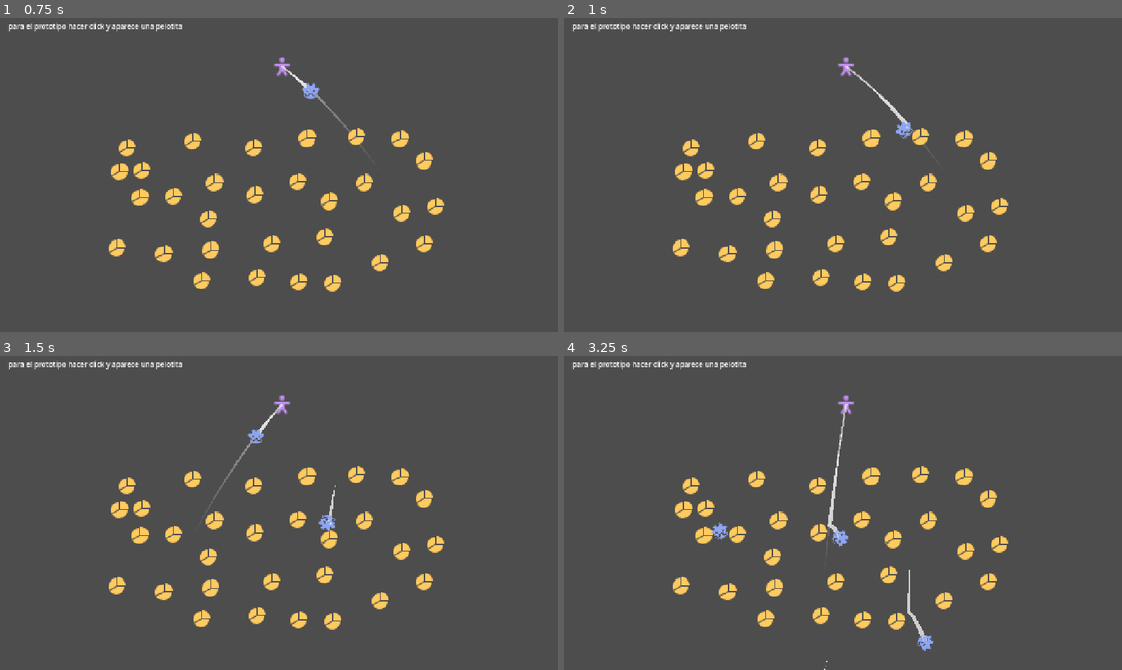
Above: before the commit, frames 1-4 (two rows, left to right).
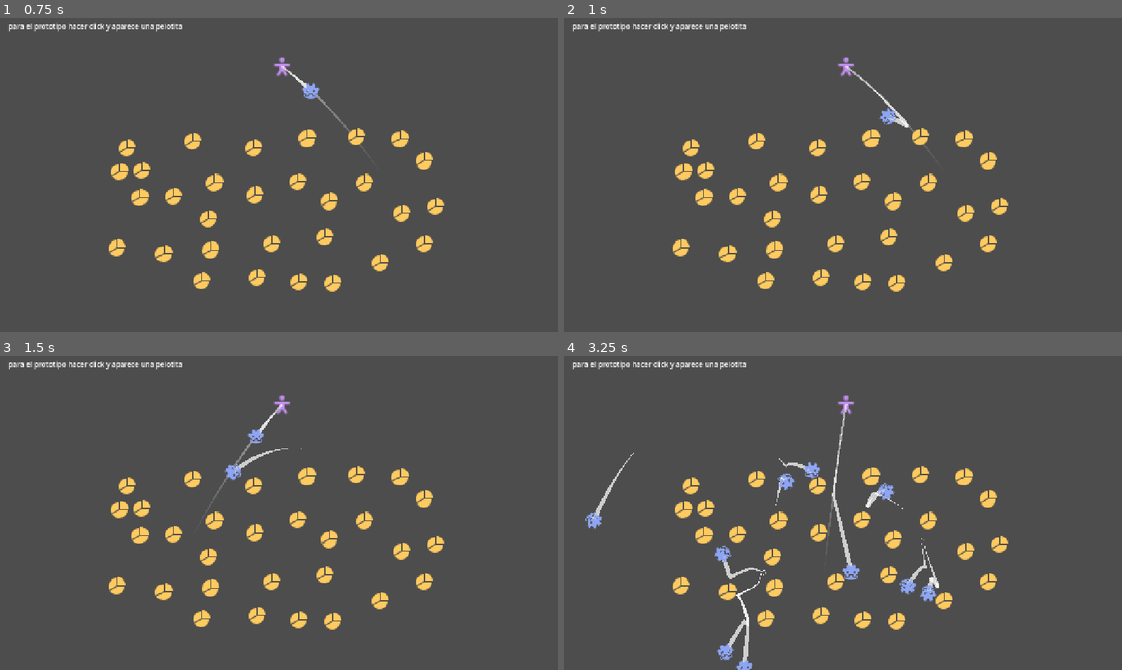
Above: after the commit, the same moments.

Repository: Markynico/LUJ-2026
Game: Godot game, scene res://escenas/prueba_escena.tscn
Same seed, same stepped clock (60 frames per second), same inputs: the game is played once before the commit and once after it.
Inputs (mouse positions are in pixels of both pictures, inside the frame that each line leads up to):
- Up to frame 1 (0.75 s): tap Y at 0.5 s; move the mouse to (407, 156) at 0.52 s; click (407, 156) at 0.6 s
- Up to frame 2 (1 s): no input
- Up to frame 3 (1.5 s): tap Y at 1.25 s; move the mouse to (167, 525) at 1.27 s; click (167, 525) at 1.35 s
- Up to frame 4 (3.25 s): tap Y at 2, 2.75 s; move the mouse to (904, 440) at 2.02 s; click (904, 440) at 2.1 s; move the mouse to (820, 575) at 2.77 s; click (820, 575) at 2.85 s

Frame 1 is identical in both runs. In frame 2, 0.2% of the frame differs, in the area x 51-63%, y 17-39%; in frame 3, 0.3%; in frame 4, 2.2%, in the area x 3-68%, y 22-100%.

Commit message:
prueba pelotita duplicada

Diff:
--- a/luj-2026/scripts/bola_de_pelos.gd
+++ b/luj-2026/scripts/bola_de_pelos.gd
@@ -6,6 +6,7 @@
 @export var audio : AudioStreamPlayer
 @export var tipo_pelotita : PelotitaBase
 @export var estela_movimiento : EstelaMovimiento
+var fue_duplicada : bool = false #probando, seguro lo saco de aca
 
 func _ready() -> void:
 	estela_movimiento.set_color_estela(tipo_pelotita.colores_estela)
@@ -25,3 +26,10 @@
 	apply_central_impulse(-normal * fuerza_rebote)
 	audio.play()
 	objeto.queue_free()
+
+
+func duplicar_pelotita():
+	if fue_duplicada:
+		return
+	get_parent().add_child(duplicate())
+	fue_duplicada = true
--- a/luj-2026/scripts/pelotitas_custom/espejito1.tres
+++ b/luj-2026/scripts/pelotitas_custom/espejito1.tres
@@ -4,4 +4,5 @@
 
 [resource]
 script = ExtResource("1_cr1et")
+fuerza_rebote = 500.0
 metadata/_custom_type_script = "uid://oyp7vfsbtov4"
--- a/luj-2026/scripts/pelotitas_custom/pelotita_espejismo.gd
+++ b/luj-2026/scripts/pelotitas_custom/pelotita_espejismo.gd
@@ -4,12 +4,11 @@
 #probando pelotitas con efectos propios
 
 var contador_impactos : int = 0
-var pelotita_duplicada : bool = false
 
 func impactar_con_objeto(pelotita : BolaDePelos ,objeto_a_impactar : Node2D): #probando
+	rebote_simple(pelotita, objeto_a_impactar)
 	contador_impactos += 1
-	if contador_impactos >2 and not pelotita_duplicada:
+	if contador_impactos >3:
 		print("DUPLICAR PELOTITA")
-		var nueva_pelotita : BolaDePelos = pelotita.duplicate()
-		pelotita.add_child(nueva_pelotita) #ta malisimo esto pero era pa probar
-		pelotita_duplicada = true
+		pelotita.duplicar_pelotita()
+		contador_impactos = 0
